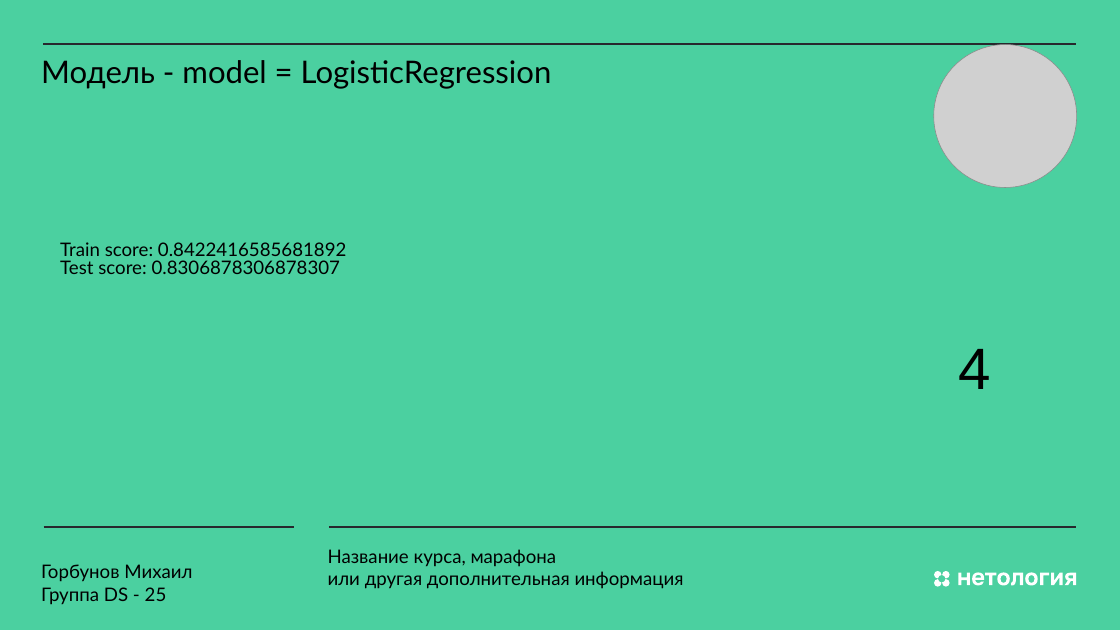
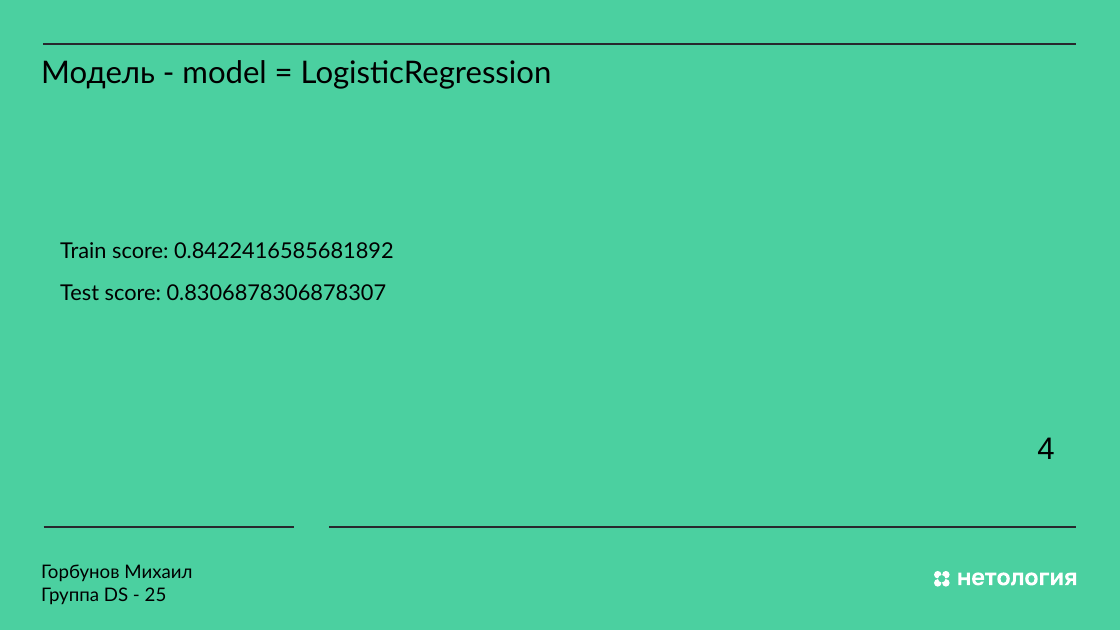
Before and after one commit to MS-max914/MX_2X, a slide deck: slide 22 of Diplom/10_10/Prezent.pptx (slide 21 before the commit). Drawn at 1120x630 pixels with LibreOffice and Linux fonts; fonts in the diff are those of the drawing; grey boxes stand for pictures. Boxes give left, top, right and bottom in pixels: in the first picture for what was removed or moved away, otherwise in the second. Text is boxed around its words. In the diff, an @@ line names an element or a change of style, - is before the commit and + after.

```diff
--- a/Diplom/10_10/Prezent.pptx
+++ b/Diplom/10_10/Prezent.pptx
@@ picture removed at <box>934,45,1076,188</box> @@
@@ text "Train score: 0.8422416585681892" at <box>60,242,394,300</box>: size 24 to 28 pt @@
@@ text "4": place and size @@
-text "4" at <box>958,349,990,389</box>
+text "4" at <box>1037,437,1054,459</box>
@@ text "4" at <box>1037,437,1054,459</box>: size 75 to 40 pt @@
@@ text removed at <box>328,549,684,589</box> @@
-Название курса, марафона
-или другая дополнительная информация
```
Also in this commit, not shown: 21 other slides changed, 3 slides added, 4 slides removed.
